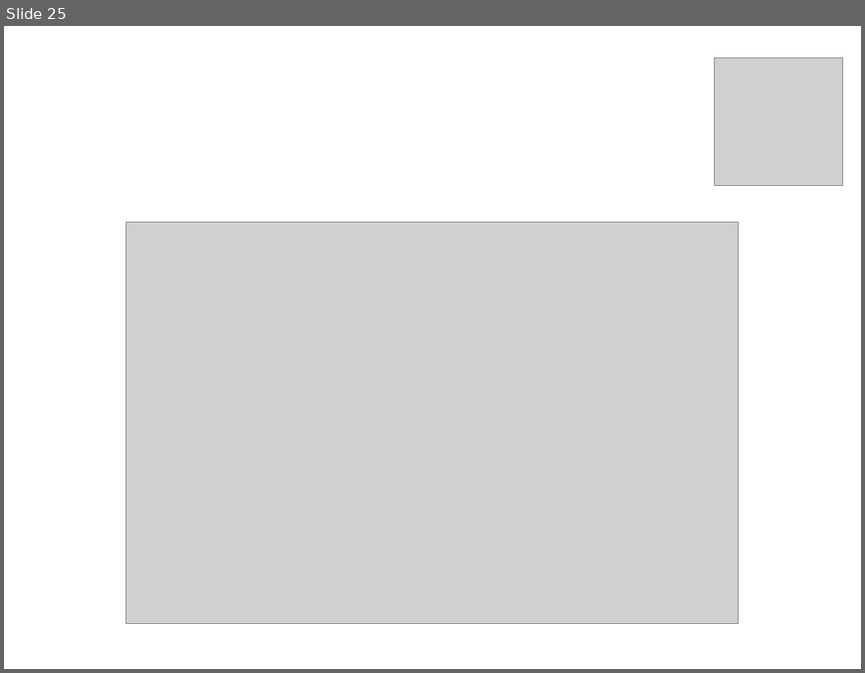
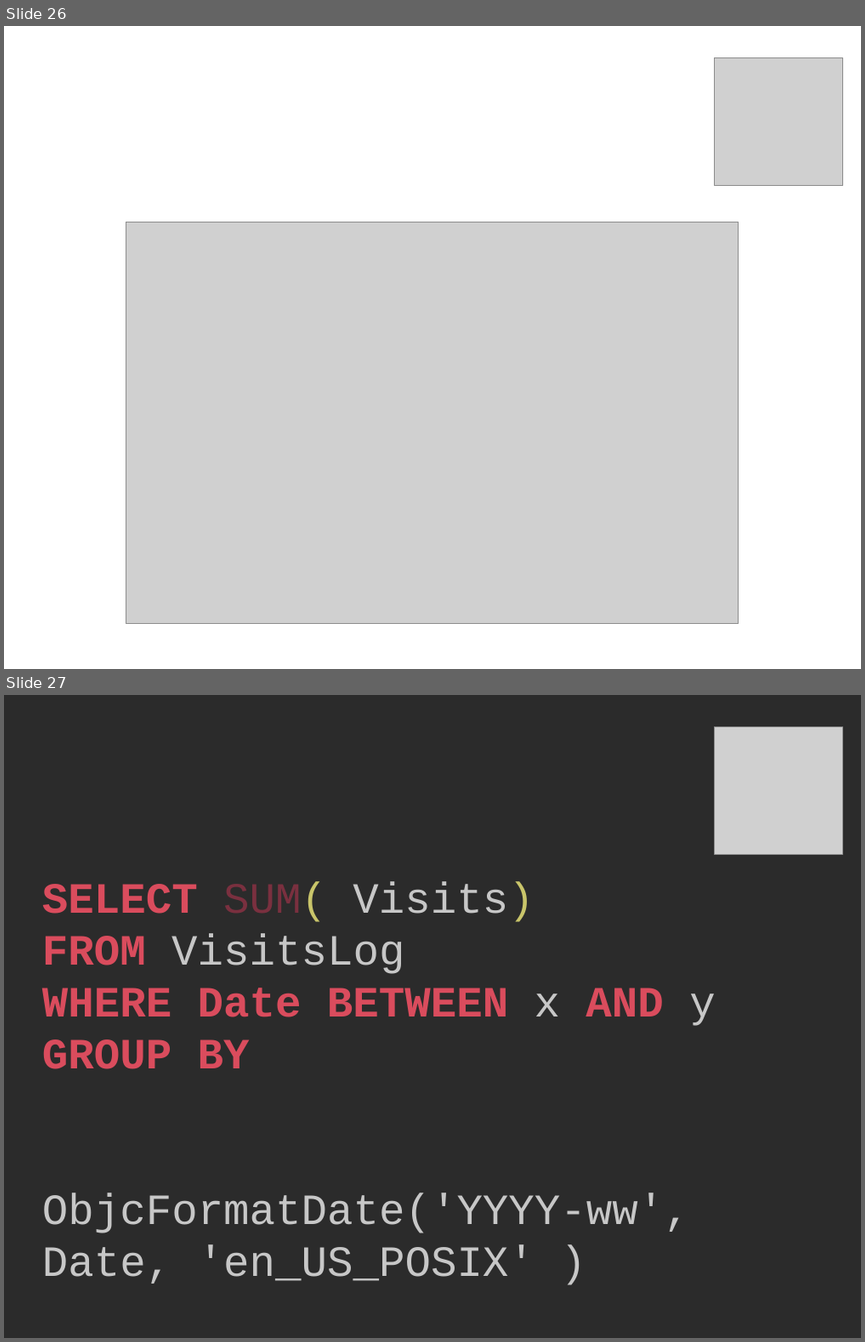
Before and after one commit to dodikk/ESLocale, a slide deck: article/slides/CalendarSqlite.odp. Shown one above the other, each under a label of ours: slide 25 before the commit, slides 26 and 27 after it. The pictures are 865x673 and 865x1342 pixels, drawn with LibreOffice and Linux fonts; fonts in the diff are those of the drawing; grey boxes stand for pictures; background and template pictures are left out; a plain dark background stands for a picture behind light text. Boxes give left, top, right and bottom in pixels: in the first picture for what was removed or moved away, otherwise in the second. Text is boxed around its words. In the diff, an @@ line names an element or a change of style, - is before the commit and + after.

```diff
--- a/article/slides/CalendarSqlite.odp
+++ b/article/slides/CalendarSqlite.odp
@@ slide 27 added at [4, 695, 861, 1338], background picture (left out) @@
@@ picture added at [714, 727, 842, 855] @@
@@ text added at [42, 881, 715, 1283], 40 pt, text #C7C7C7 @@
+SELECT SUM( Visits)
+FROM VisitsLog
+WHERE Date BETWEEN x AND y
+GROUP BY
+ObjcFormatDate('YYYY-ww', Date, 'en_US_POSIX' )
@@ what was slide 25 is now slide 26 @@
```
Also in this commit, not shown: 7 other slides added, 2 slides removed, 1 other file.
